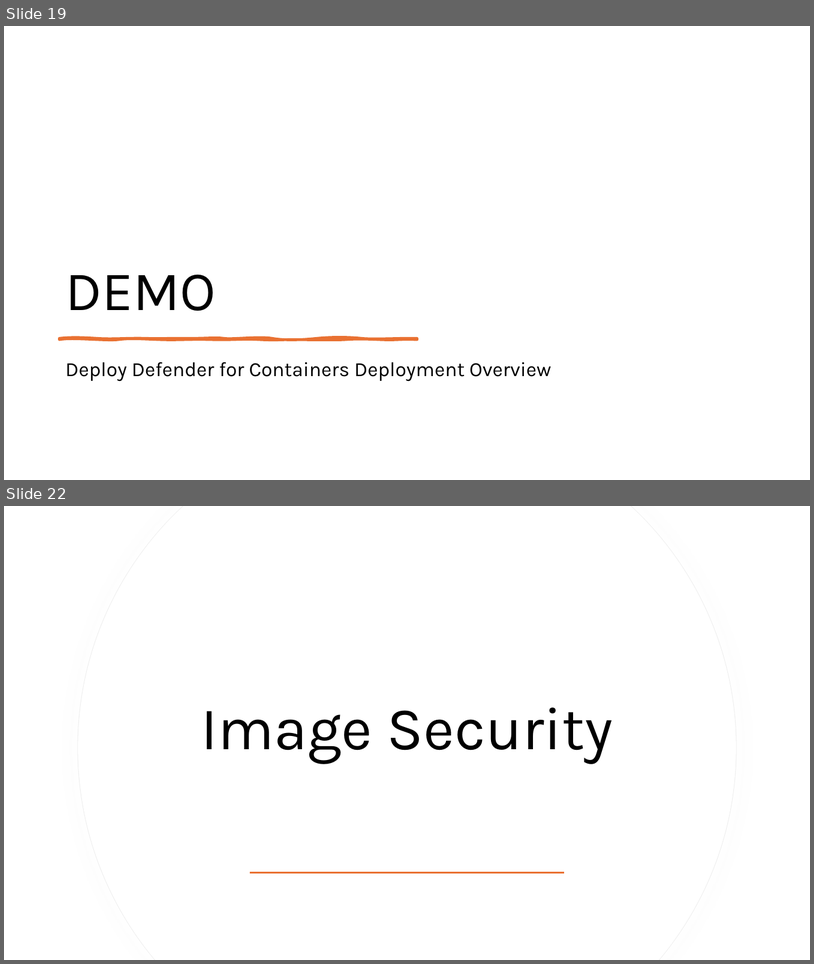
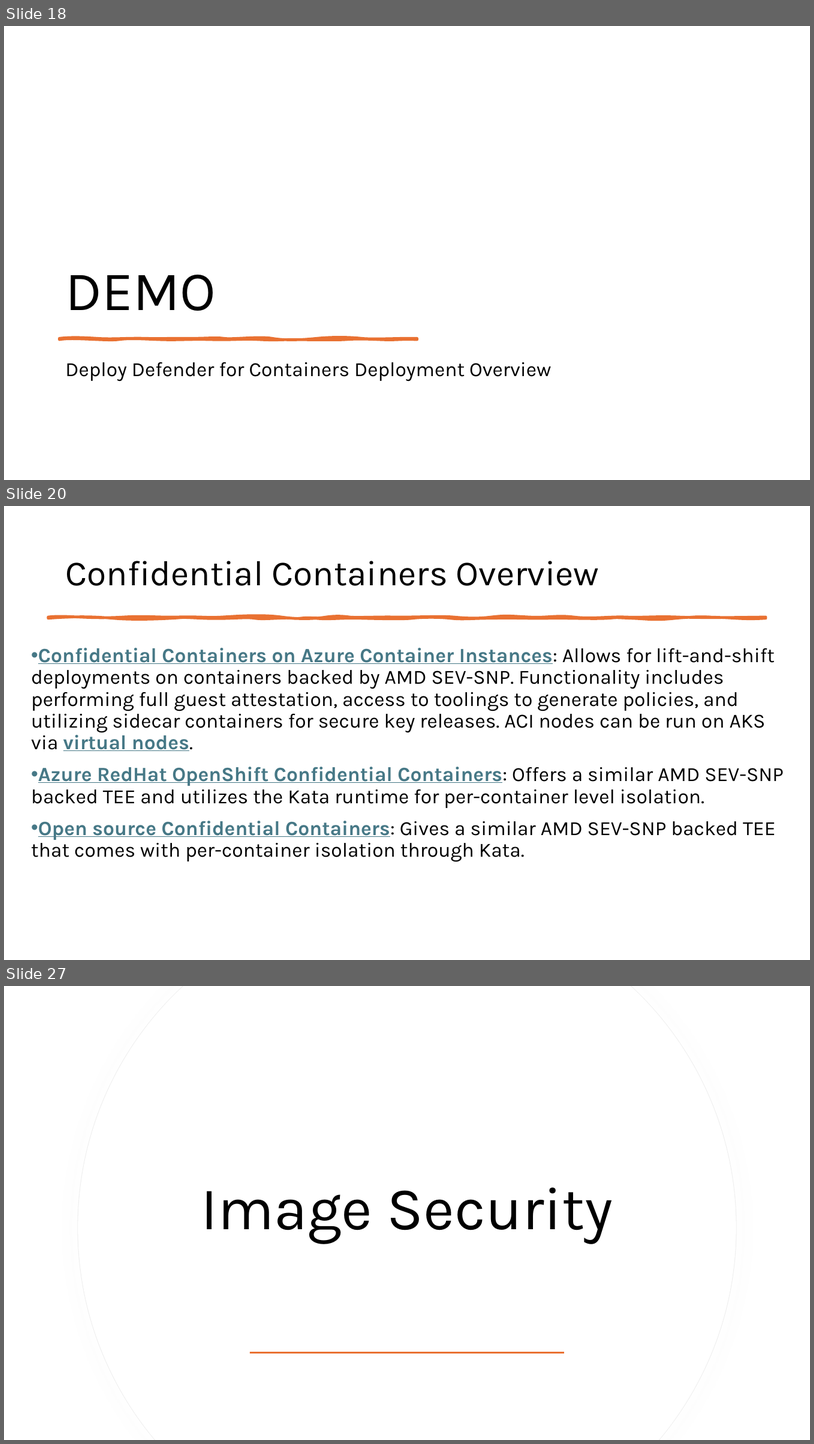
Before and after one commit to fhbilgen/AKSDeepDive, a slide deck: AKS_DD_Security.pptx. Shown one above the other, each under a label of ours: slides 19 and 22 before the commit, slides 18, 20 and 27 after it; the slides between them are not shown. The pictures are 814x964 and 814x1444 pixels, drawn with LibreOffice and Linux fonts; fonts in the diff are those of the drawing. Boxes give left, top, right and bottom in pixels: in the first picture for what was removed or moved away, otherwise in the second. Text is boxed around its words. In the diff, an @@ line names an element or a change of style, - is before the commit and + after.

```diff
--- a/AKS_DD_Security.pptx
+++ b/AKS_DD_Security.pptx
@@ slide 20 added at <box>4,506,810,960</box>, background #FFFFFF @@
@@ title added at <box>65,561,600,586</box>, 42 pt, text #000000 @@
+Confidential Containers Overview
@@ freeform shape added at <box>48,617,766,618</box>, fill #E97132, outline #E97132 3.25 pt @@
@@ text added at <box>31,648,784,857</box>, 24 pt, text #000000 @@
+• Confidential Containers on Azure Container Instances: Allows for lift-and-shift deployments on containers backed by AMD SEV-SNP. Functionality includes performing full guest attestation, access to toolings to generate policies, and utilizing sidecar containers for secure key releases. ACI nodes can be run on AKS via virtual nodes.
+• Azure RedHat OpenShift Confidential Containers: Offers a similar AMD SEV-SNP backed TEE and utilizes the Kata runtime for per-container level isolation.
+• Open source Confidential Containers: Gives a similar AMD SEV-SNP backed TEE that comes with per-container isolation through Kata.
@@ what was slide 19 is now slide 18 @@
@@ what was slide 22 is now slide 27 @@
```
Also in this commit, not shown: 2 slides changed, 13 other slides added, 3 slides removed, 11 other files.
